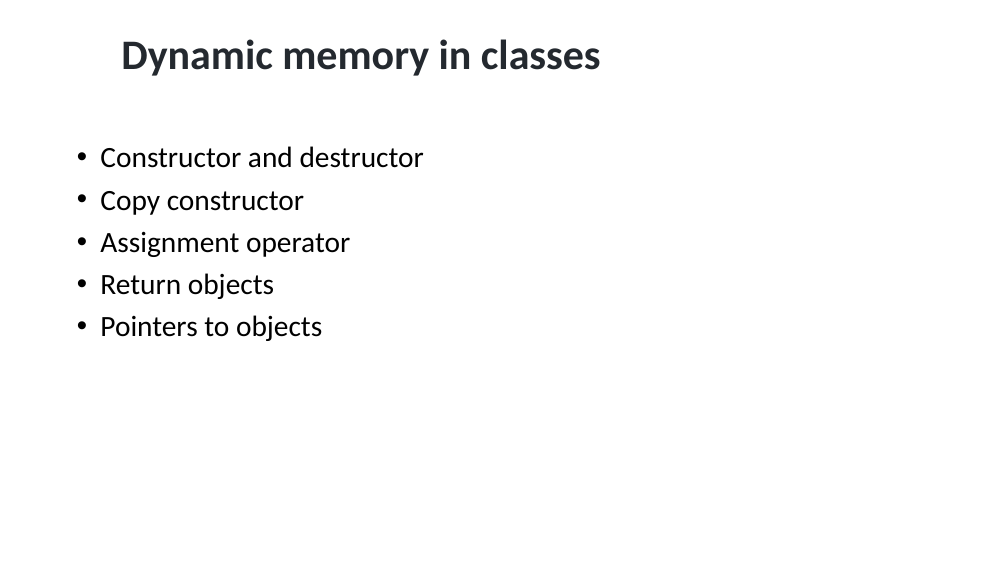
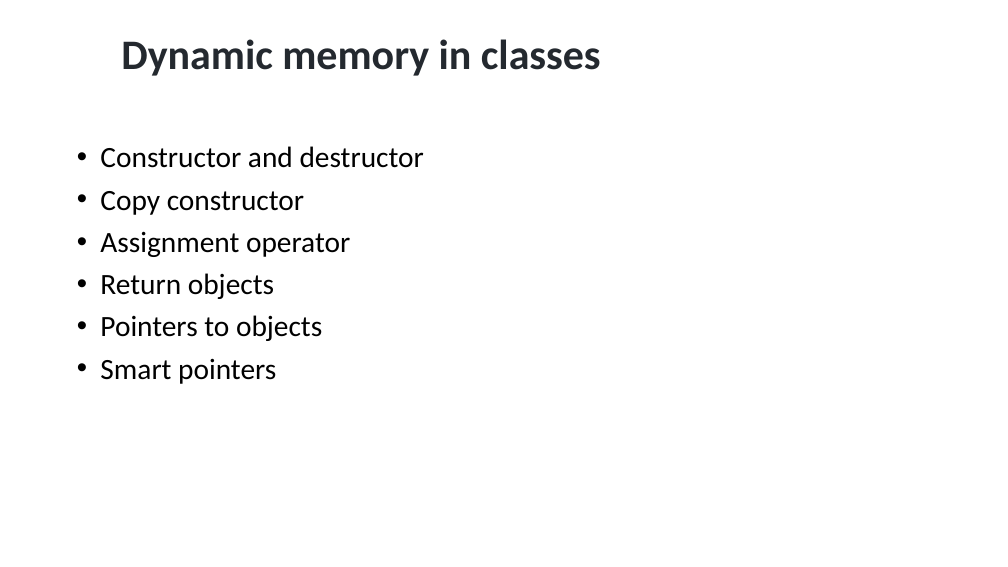
Before and after one commit to dayekuaipao/CPPLearning, a slide deck: slide 2 of week11/Lab11.pptx. Drawn at 1008x567 pixels with LibreOffice and Linux fonts; fonts in the diff are those of the drawing; background and template pictures are left out. Boxes give left, top, right and bottom in pixels: in the first picture for what was removed or moved away, otherwise in the second. Text is boxed around its words. In the diff, an @@ line names an element or a change of style, - is before the commit and + after.

```diff
--- a/week11/Lab11.pptx
+++ b/week11/Lab11.pptx
@@ text at (100,358,276,384): paragraph added @@
+• Smart pointers
```
Also in this commit, not shown: 1 slide added.
